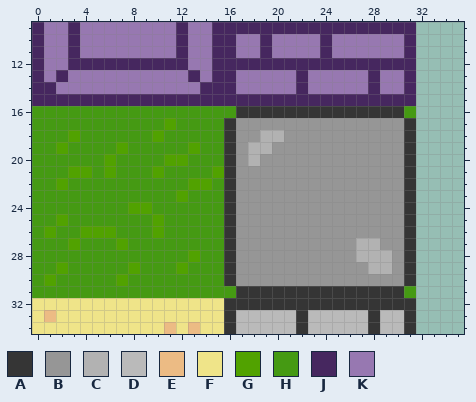
One commit to this pixel-art file: assets/sprites/tileset.ase. Above, as it was before the edit.
96x96 pixels, 1 frame. Colours within 5 levels of each other are drawn and written as one. Shown: x 0..35, y 9..34.
Visible layers, top first: "Layer 5" opacity 6%, "Layer 4" opacity 35%, "Layer 3" opacity 18%, "Layer 2", "Layer 1" opacity 39%, "Layer".
Palette (. is transparent): A #353535  B #969696  C #b2b2b2  D #bababa  E #ecbb84  F #efe489  G #51a200  H #459a13  J #46275f  K #9778b1
Pixels before, first column x 0:
 9 JKKJKKKKKKKKJKKJJJJJJJJJJJJJJJJJ
10 JKKJKKKKKKKKJKKJJKKJKKKKJKKKKKKJ
11 JKKJKKKKKKKKJKKJJKKJKKKKJKKKKKKJ
12 JKKJJJJJJJJJJKKJJJJJJJJJJJJJJJJJ
13 JKJKKKKKKKKKKJKJJKKKKKJKKKKKJKKJ
14 JJKKKKKKKKKKKKJJJKKKKKJKKKKKJKKJ
15 JJJJJJJJJJJJJJJJJJJJJJJJJJJJJJJJ
16 HHHHHHHHHHHHHHHHHAAAAAAAAAAAAAAH
17 HHHHHHHHHHHGHHHHABBBBBBBBBBBBBBA
18 HHHGHHHHHHGHHHHHABBCCBBBBBBBBBBA
19 HHGHHHHGHHHHHGHHABCCBBBBBBBBBBBA
20 HHHHHHGHHHHGGHHHABCBBBBBBBBBBBBA
21 HHHGGHGHHHGHHHHGABBBBBBBBBBBBBBA
22 HHGHHHHHHHHHHGGHABBBBBBBBBBBBBBA
23 HHHHHHHHHHHHGHHHABBBBBBBBBBBBBBA
24 HHHHHHHHGGHHHHHHABBBBBBBBBBBBBBA
25 HHGHHHHHHHGHHHHHABBBBBBBBBBBBBBA
26 HGHHGGGHHHGHHHHHABBBBBBBBBBBBBBA
27 HHHGHHHGHHHHHHHHABBBBBBBBBBCCBBA
28 HHHHHHHHHHHHHGHHABBBBBBBBBBCCCBA
29 HHGHHHHHGHHHGHHHABBBBBBBBBBBCCBA
30 HGHHHHHGHHHHHHHHABBBBBBBBBBBBBBA
31 HHHHHHHHHHHHHHHHHAAAAAAAAAAAAAAH
32 FFFFFFFFFFFFFFFFAAAAAAAAAAAAAAAA
33 FEFFFFFFFFFFFFFFADDDDDADDDDDADDA
34 FFFFFFFFFFFEFEFFADDDDDADDDDDADDA
After:
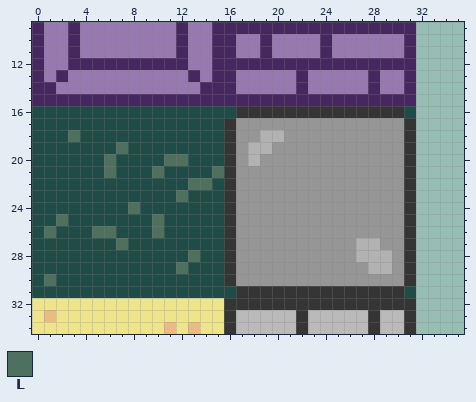
Colours new in this view: L #4e715f
Edits made:
{"colour":"H","old":"#459a13","new":"#204c48"}
{"where": "layer \"Layer\""}
{"y":17,"x":11,"old":"G","new":"H"}
{"y":18,"x":3,"old":"G","new":"L"}
{"y":18,"x":10,"old":"G","new":"H"}
{"y":19,"x":2,"old":"G","new":"H"}
{"y":19,"x":7,"old":"G","new":"L"}
{"y":19,"x":13,"old":"G","new":"H"}
{"y":20,"x":6,"old":"G","new":"L"}
{"y":20,"x":11,"old":"GG","new":"LL"}
{"y":21,"x":3,"old":"GG","new":"HH"}
{"y":21,"x":6,"old":"G","new":"L"}
{"y":21,"x":10,"old":"G","new":"L"}
{"y":21,"x":15,"old":"G","new":"L"}
{"y":22,"x":2,"old":"G","new":"H"}
{"y":22,"x":13,"old":"GG","new":"LL"}
{"y":23,"x":12,"old":"G","new":"L"}
{"y":24,"x":8,"old":"GG","new":"LH"}
{"y":25,"x":2,"old":"G","new":"L"}
{"y":25,"x":10,"old":"G","new":"L"}
{"y":26,"x":1,"old":"G","new":"L"}
{"y":26,"x":4,"old":"GGG","new":"HLL"}
{"y":26,"x":10,"old":"G","new":"L"}
{"y":27,"x":3,"old":"G","new":"H"}
{"y":27,"x":7,"old":"G","new":"L"}
{"y":28,"x":13,"old":"G","new":"L"}
{"y":29,"x":2,"old":"G","new":"H"}
{"y":29,"x":8,"old":"G","new":"H"}
{"y":29,"x":12,"old":"G","new":"L"}
{"y":30,"x":1,"old":"G","new":"L"}
{"y":30,"x":7,"old":"G","new":"H"}
{"label":"changed","picture_box":[32,106,236,298]}
{"label":"changed","picture_box":[404,106,416,118]}
{"label":"changed","picture_box":[404,286,416,298]}
